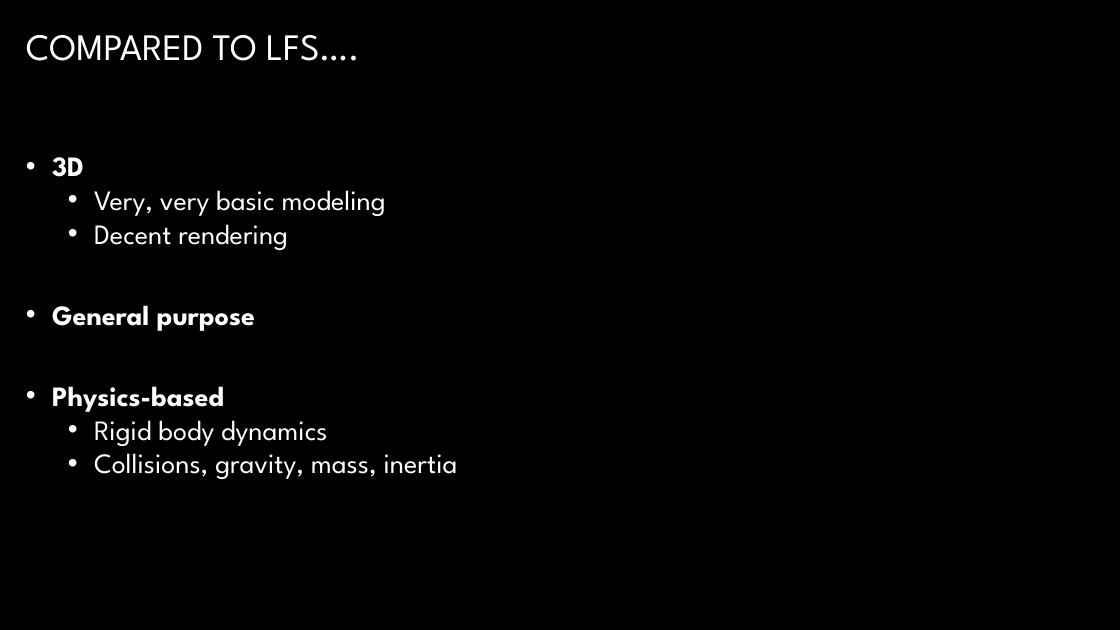
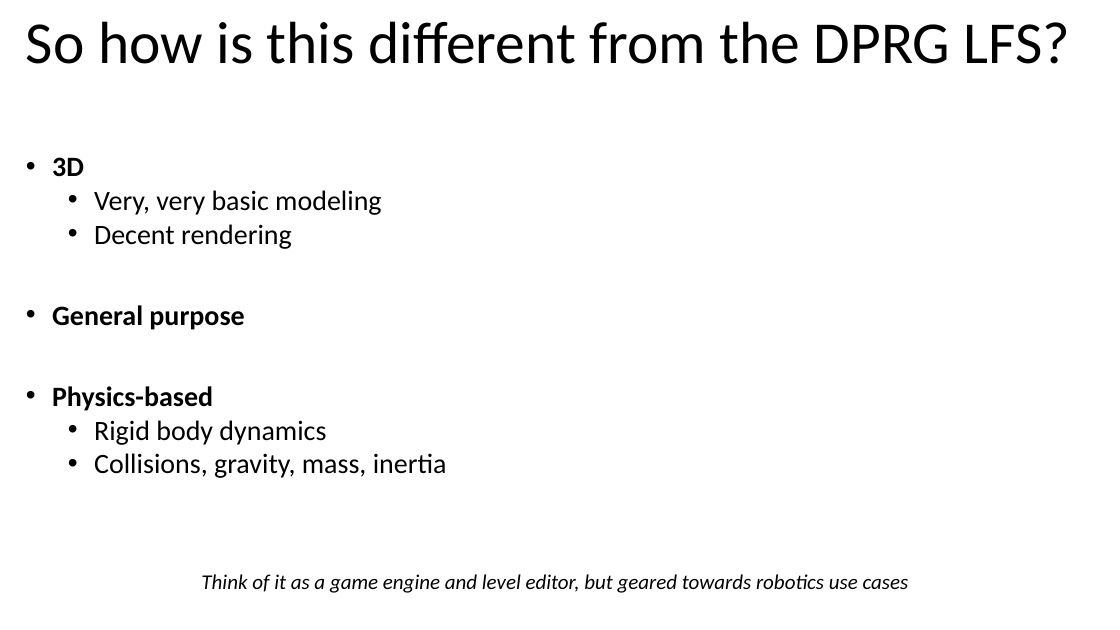
Before and after one commit to nettercm/simple_3pi_simulation, a slide deck: slide 11 of DPRG Monthly Meeting 2020-10-10.pptm (slide 4 before the commit). Drawn at 1120x630 pixels with LibreOffice and Linux fonts; fonts in the diff are those of the drawing; background and template pictures are left out. Boxes give left, top, right and bottom in pixels: in the first picture for what was removed or moved away, otherwise in the second. Text is boxed around its words. In the diff, an @@ line names an element or a change of style, - is before the commit and + after.

```diff
--- a/DPRG Monthly Meeting 2020-10-10.pptm
+++ b/DPRG Monthly Meeting 2020-10-10.pptm
@@ background picture (left out) to #FFFFFF @@
@@ text "So how is this different ..." at box(26, 21, 1070, 64): vertical alignment middle to bottom @@
@@ text at box(26, 21, 1070, 64): text changed; size 32 to 51 pt; font League Spartan to Calibri; text colour gradient #FFFFFF to #A6A6A6 to #000000 @@
-COMPARED TO LFS….
+So how is this different from the DPRG LFS?
@@ text "3D" at box(52, 157, 447, 478): font League Spartan to Calibri, text colour #FFFFFF to #000000 @@
@@ text added at box(201, 574, 909, 593), 18 pt, text #000000, italic @@
+Think of it as a game engine and level editor, but geared towards robotics use cases
```
Also in this commit, not shown: 10 other slides changed, 8 slides added, 3 slides removed.
